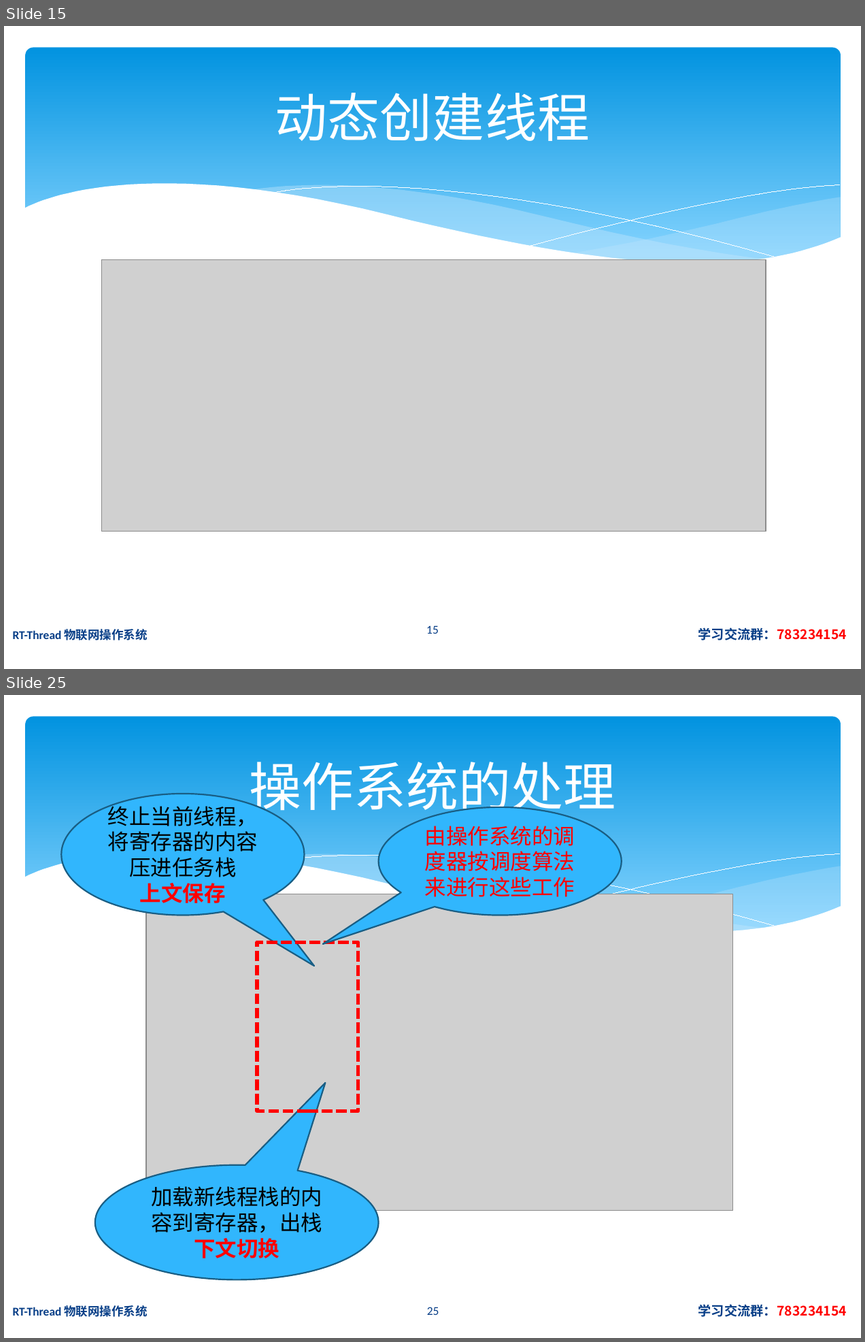
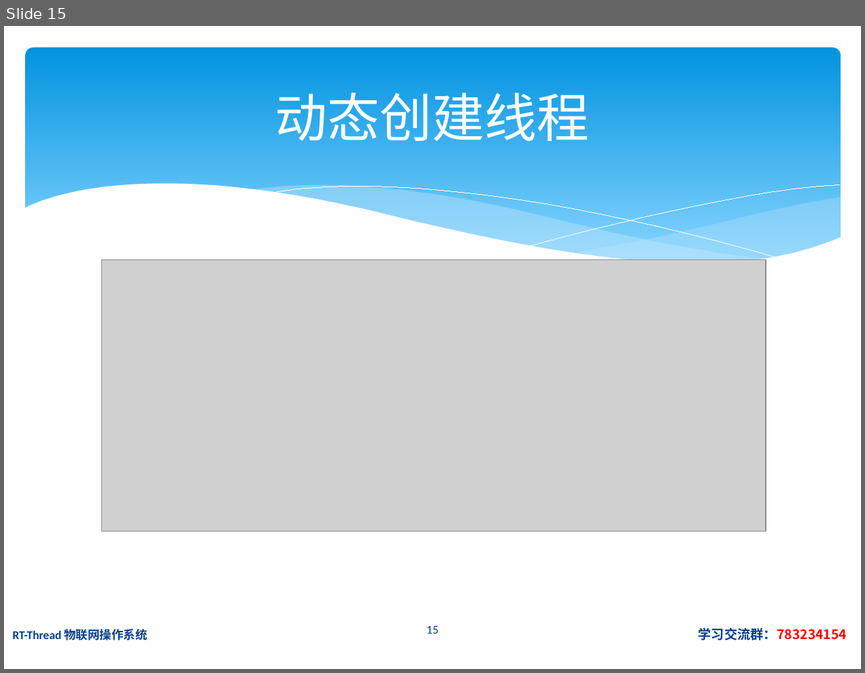
Before and after one commit to jiejieTop/RT_Thread_PPT, a slide deck: PPT/rt-thread 02.pptx. Shown one above the other, each under a label of ours: slides 15 and 25 before the commit, slide 15 after it; the slides between them are not shown. The pictures are 865x1342 and 865x673 pixels, drawn with LibreOffice and Linux fonts; fonts in the diff are those of the drawing; grey boxes stand for pictures. Boxes give left, top, right and bottom in pixels: in the first picture for what was removed or moved away, otherwise in the second. Text is boxed around its words. In the diff, an @@ line names an element or a change of style, - is before the commit and + after.

```diff
--- a/PPT/rt-thread 02.pptx
+++ b/PPT/rt-thread 02.pptx
@@ slide 25 removed at [4, 695, 861, 1338], background #FFFFFF; not listed: 6 template elements that a slide beside it also shows @@
@@ title removed at [249, 762, 615, 819] @@
-操作系统的处理
@@ speech bubble removed at [61, 794, 304, 915] @@
-终止当前线程，将寄存器的内容压进任务栈
-上文保存
@@ speech bubble removed at [379, 807, 621, 915] @@
-由操作系统的调度器按调度算法来进行这些工作
@@ picture removed at [146, 894, 732, 1210] @@
@@ rectangle removed at [257, 942, 358, 1110] @@
@@ speech bubble removed at [95, 1164, 379, 1279] @@
-加载新线程栈的内容到寄存器，出栈
-下文切换
@@ text removed at [13, 1304, 847, 1317] @@
-RT-Thread 物联网操作系统 学习交流群：783234154
@@ page number removed at [427, 1306, 439, 1314] @@
-25
```
Also in this commit, not shown: 4 slides changed, 3 slides added, 8 other slides removed.
